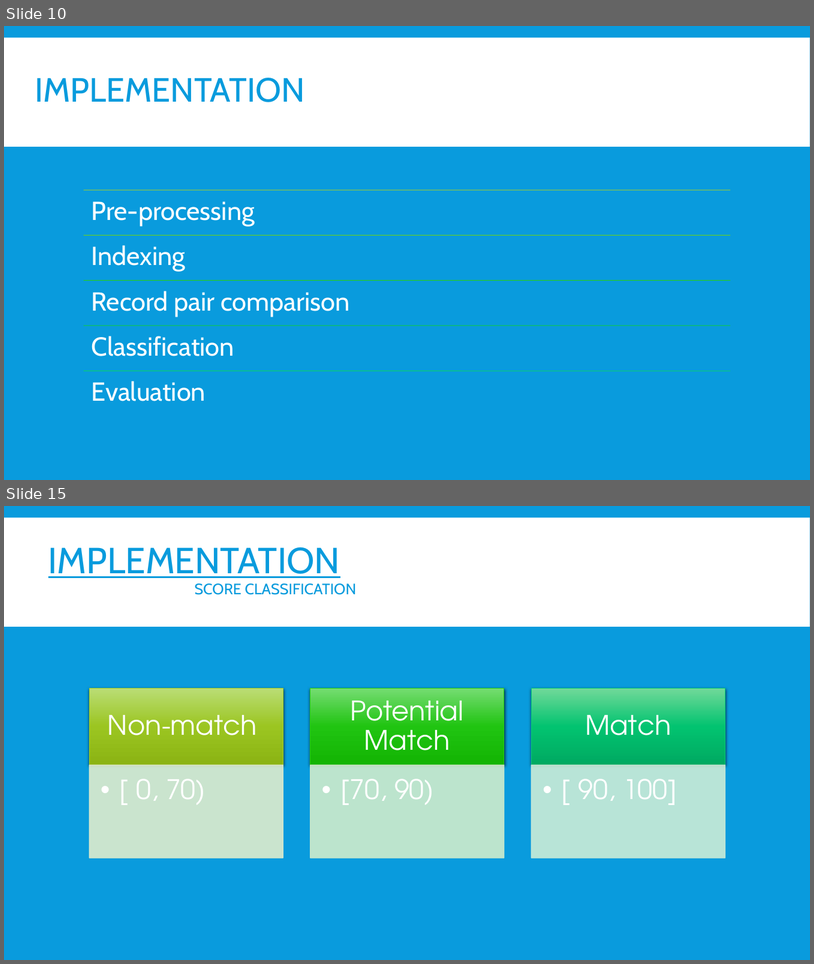
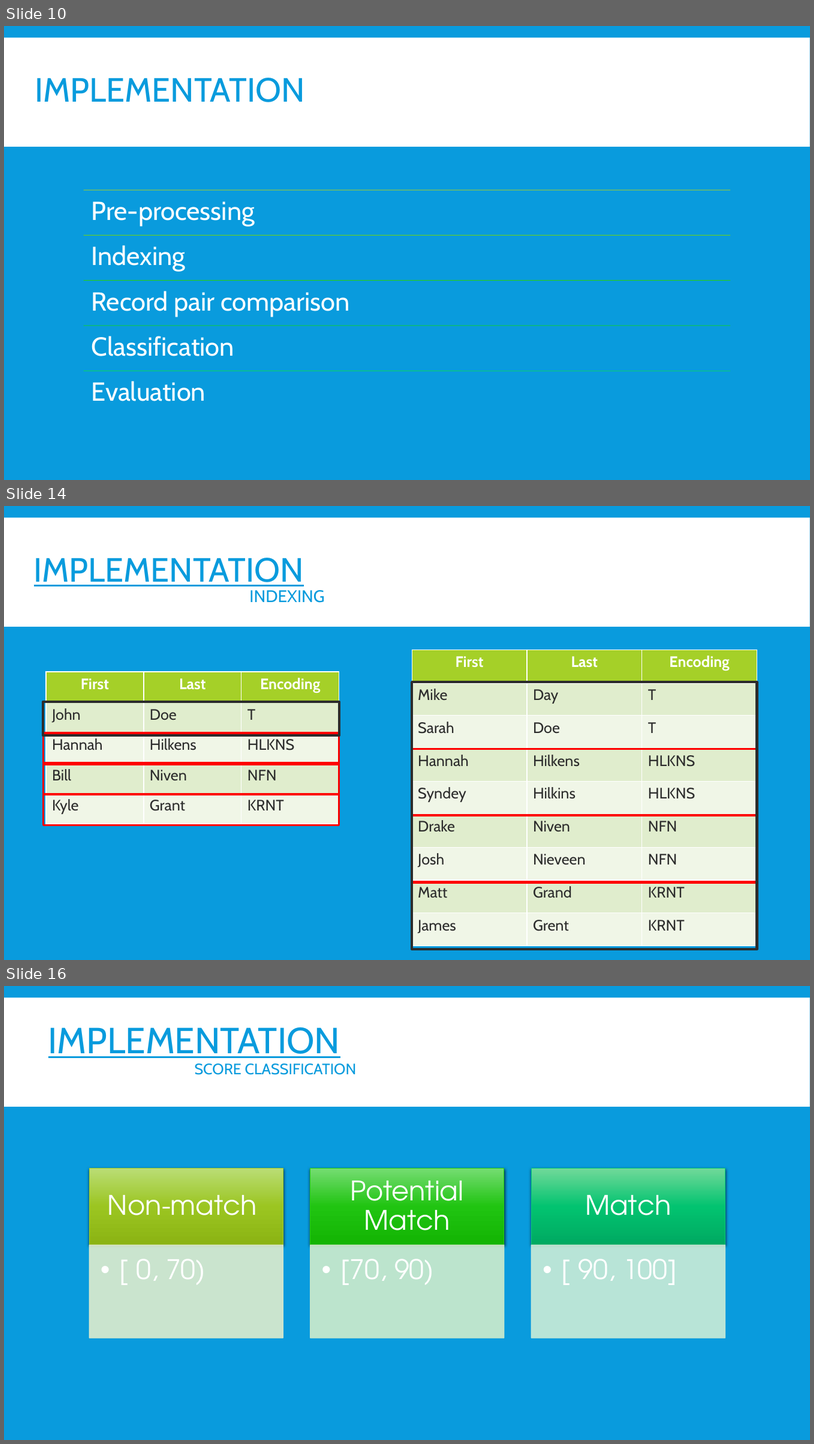
Before and after one commit to OryGregS/SeniorProject, a slide deck: docs/FuzzyRecordLinkage.pptx. Shown one above the other, each under a label of ours: slides 10 and 15 before the commit, slides 10, 14 and 16 after it; the slides between them are not shown. The pictures are 814x964 and 814x1444 pixels, drawn with LibreOffice and Linux fonts; fonts in the diff are those of the drawing. Boxes give left, top, right and bottom in pixels: in the first picture for what was removed or moved away, otherwise in the second. Text is boxed around its words. In the diff, an @@ line names an element or a change of style, - is before the commit and + after.

```diff
--- a/docs/FuzzyRecordLinkage.pptx
+++ b/docs/FuzzyRecordLinkage.pptx
@@ slide 14 added at (4, 506, 810, 960), background #099BDD; not listed: 1 template element that a slide beside it also shows @@
@@ text added at (34, 558, 324, 603), 40 pt, text #099BDD, underline @@
+IMPLEMENTATION
+INDEXING
@@ table added at (413, 649, 757, 946), 9 rows, 3 columns @@
+First | Last | Encoding
+Mike | Day | T
+Sarah | Doe | T
+Hannah | Hilkens | HLKNS
+Syndey | Hilkins | HLKNS
+Drake | Niven | NFN
+Josh | Nieveen | NFN
+Matt | Grand | KRNT
+James | Grent | KRNT
@@ table added at (46, 672, 340, 823), 5 rows, 3 columns @@
+First | Last | Encoding
+John | Doe | T
+Hannah | Hilkens | HLKNS
+Bill | Niven | NFN
+Kyle | Grant | KRNT
@@ rectangle added at (413, 682, 758, 748), outline #FF0000 2.25 pt @@
@@ rectangle added at (413, 682, 758, 949), outline #2C2C2C 3 pt @@
@@ rectangle added at (44, 702, 340, 733), outline #FF0000 2.25 pt @@
@@ rectangle added at (44, 702, 340, 735), outline #2C2C2C 3 pt @@
@@ rectangle added at (44, 733, 340, 765), outline #FF0000 2.25 pt @@
@@ rectangle added at (413, 748, 758, 815), outline #FF0000 2.25 pt @@
@@ rectangle added at (44, 762, 340, 794), outline #FF0000 2.25 pt @@
@@ rectangle added at (44, 793, 340, 825), outline #FF0000 2.25 pt @@
@@ rectangle added at (413, 815, 758, 882), outline #FF0000 2.25 pt @@
@@ rectangle added at (413, 882, 758, 949), outline #FF0000 2.25 pt @@
@@ what was slide 15 is now slide 16 @@
```
Also in this commit, not shown: 10 slides changed.
